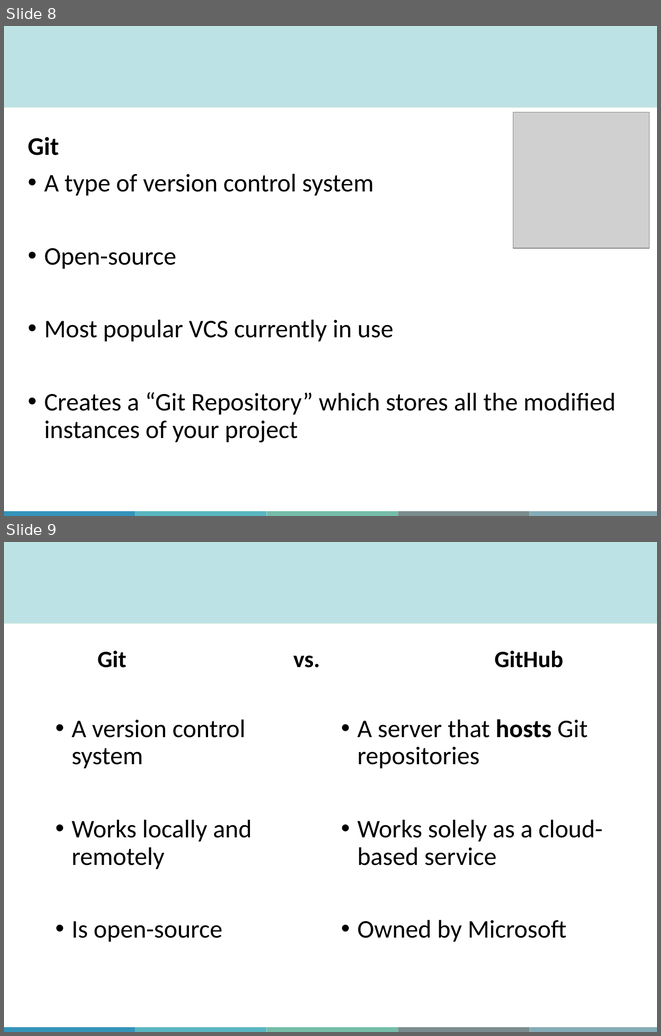
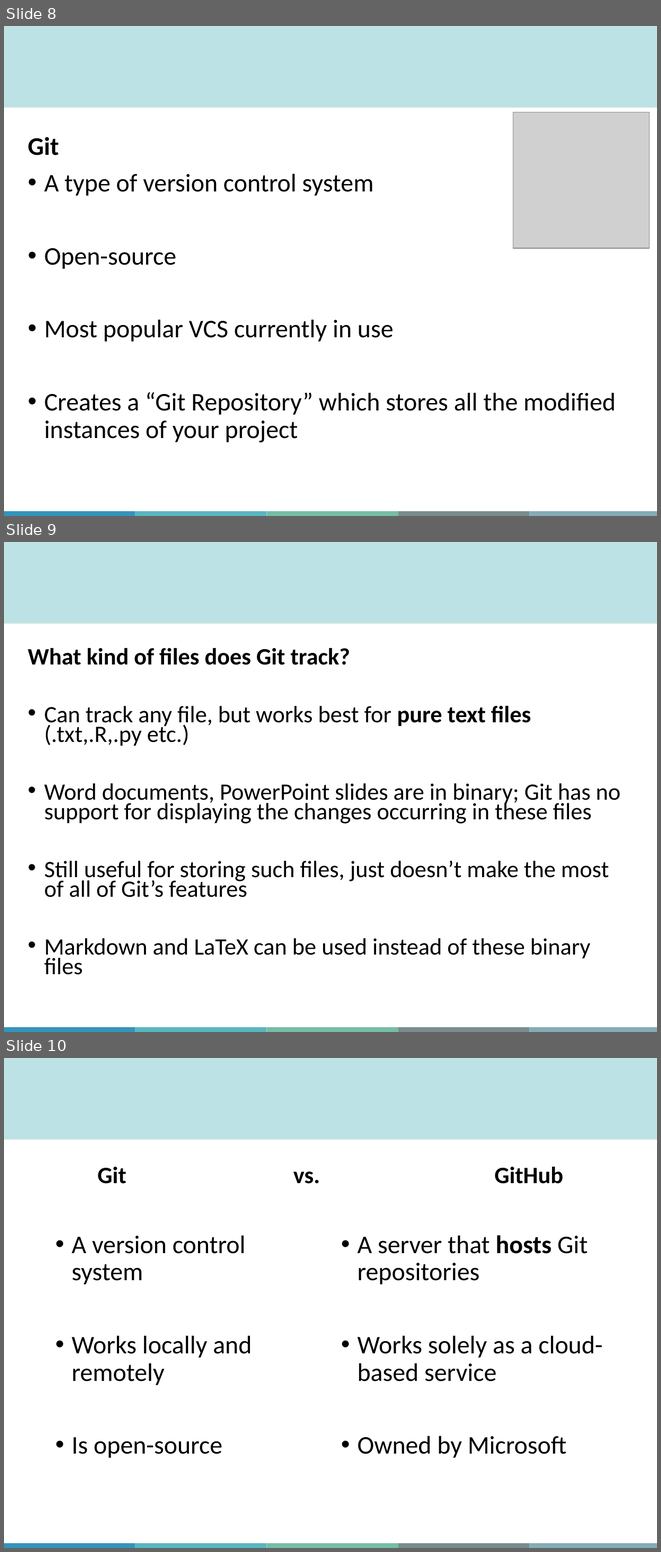
Before and after one commit to aosakwe/MiCM_IntroToGitHub, a slide deck: Slides/MiCM_GitHub_Workshop.pptx. Shown one above the other, each under a label of ours: slides 8 and 9 before the commit, slides 8, 9 and 10 after it. The pictures are 661x1036 and 661x1552 pixels, drawn with LibreOffice and Linux fonts; fonts in the diff are those of the drawing; grey boxes stand for pictures; background and template pictures are left out. Boxes give left, top, right and bottom in pixels: in the first picture for what was removed or moved away, otherwise in the second. Text is boxed around its words. In the diff, an @@ line names an element or a change of style, - is before the commit and + after.

```diff
--- a/Slides/MiCM_GitHub_Workshop.pptx
+++ b/Slides/MiCM_GitHub_Workshop.pptx
@@ slide 9 added at <box>4,542,657,1032</box>, background #FFFFFF; not listed: 6 template elements that a slide beside it also shows @@
@@ text added at <box>28,648,621,974</box>, 25.9 pt, text #000000 @@
+What kind of files does Git track?
+• Can track any file, but works best for pure text files (.txt,.R,.py etc.)
+• Word documents, PowerPoint slides are in binary; Git has no support for displaying the changes occurring in these files
+• Still useful for storing such files, just doesn’t make the most of all of Git’s features
+• Markdown and LaTeX can be used instead of these binary files
@@ what was slide 9 is now slide 10 @@
```
Also in this commit, not shown: 1 slide changed, 10 other slides added, 1 other file.
